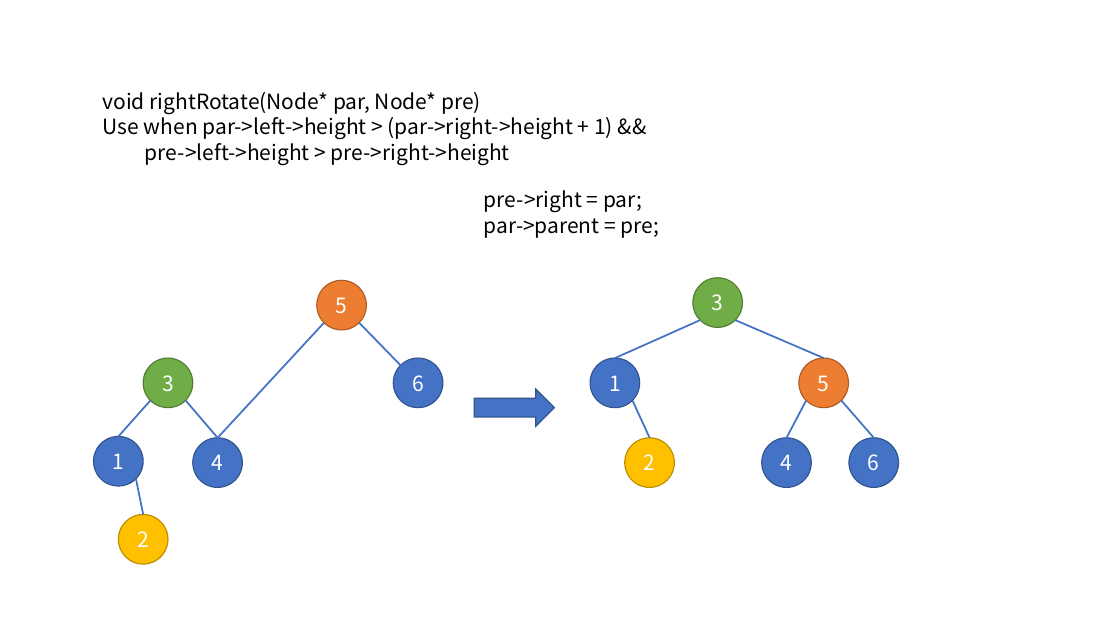
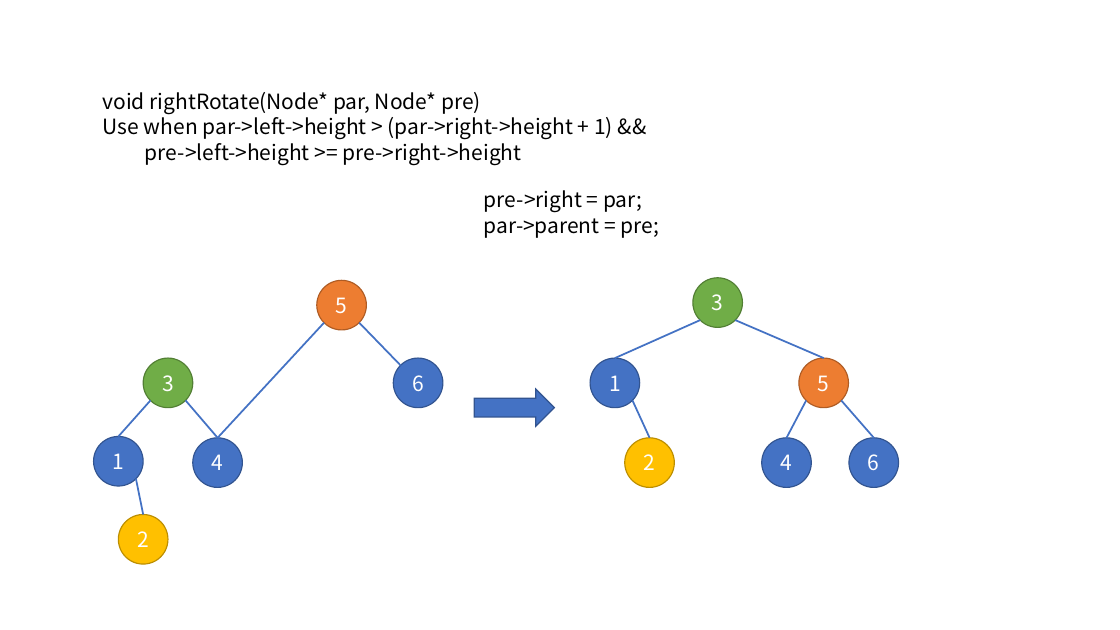
Before and after one commit to blacksea3/C--STL-test, a slide deck: slide 11 of other/CppAlgs/AVLtree.pptx. Drawn at 1120x630 pixels with LibreOffice and Linux fonts; fonts in the diff are those of the drawing. Boxes give left, top, right and bottom in pixels: in the first picture for what was removed or moved away, otherwise in the second. Text is boxed around its words. In the diff, an @@ line names an element or a change of style, - is before the commit and + after.

```diff
--- a/other/CppAlgs/AVLtree.pptx
+++ b/other/CppAlgs/AVLtree.pptx
@@ text at bbox=[145, 139, 522, 165]: text changed @@
-pre->left->height > pre->right->height
+pre->left->height >= pre->right->height
```
Also in this commit, not shown: 8 other slides changed, 5 other files.
